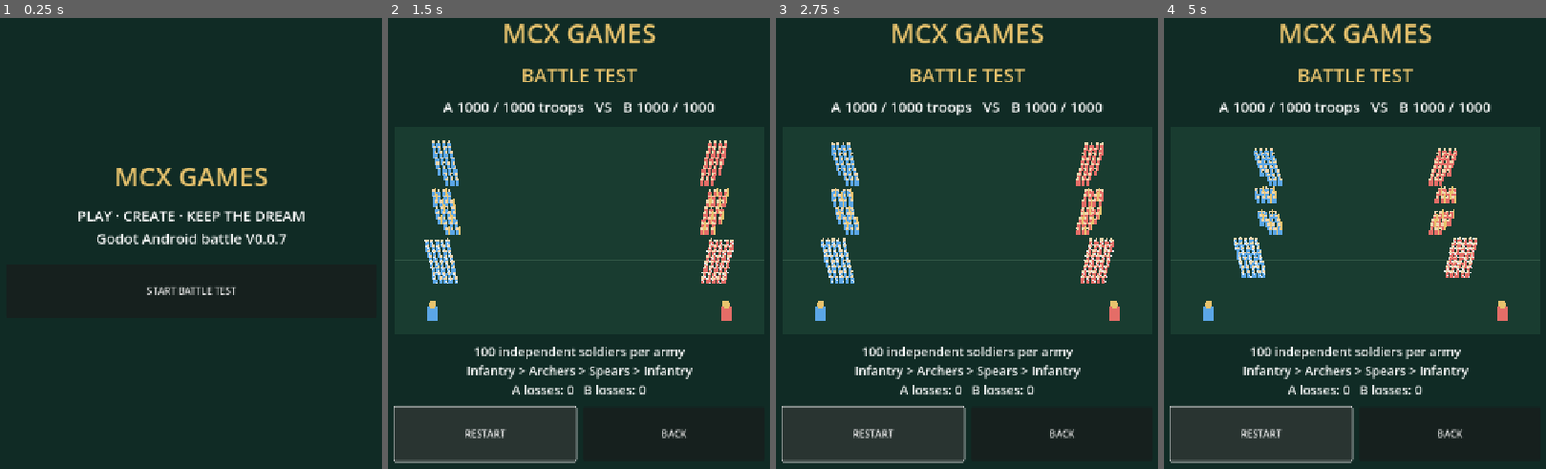
Above: before the commit, frames 1-4 (left to right).
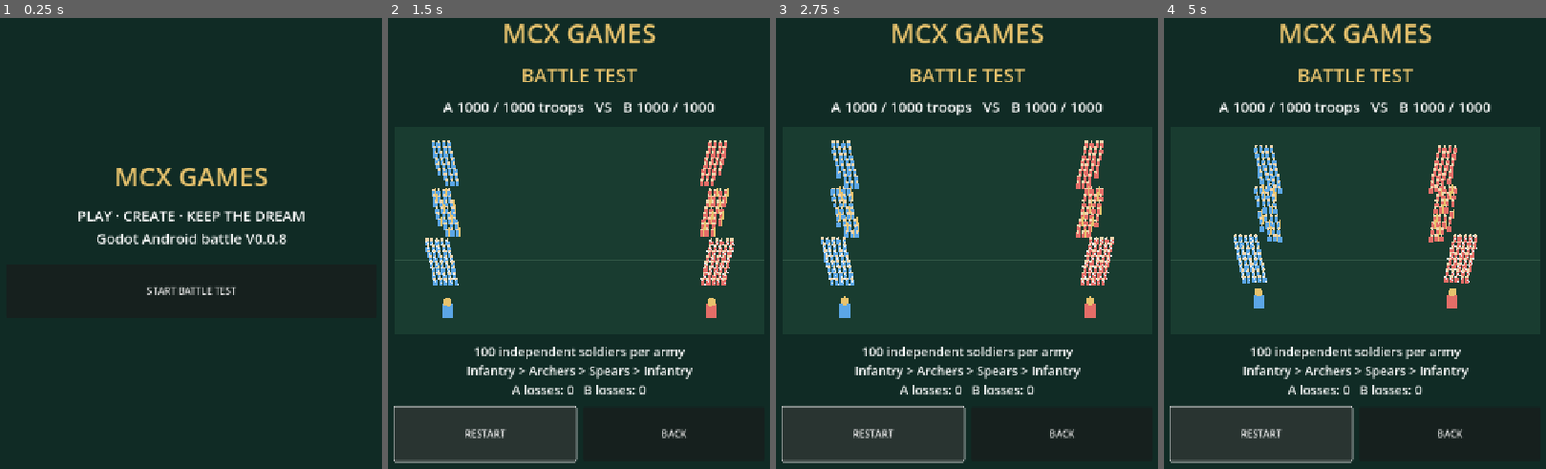
Above: after the commit, the same moments.

Repository: snowfire0918-ui/mcx-godot-test
Game: Godot game, scene res://scenes/main.tscn
Same seed, same stepped clock (60 frames per second), same inputs: the game is played once before the commit and once after it.
Inputs:
- Up to frame 1 (0.25 s): no input
- Up to frame 2 (1.5 s): click "START BATTLE TEST" at 0.5 s; click "RESTART" at 1.25 s
- Up to frame 3 (2.75 s): click "RESTART" at 2 s
- Up to frame 4 (5 s): click "RESTART" at 2.75 s

The runs differ from the first frame. In frame 1, less than 0.1% of the frame differs, in the area x 72-76%, y 47-51%; in frame 2, 0.9%; in frame 3, 1.8%; in frame 4, 2.7%, in the area x 10-90%, y 28-68%.

Commit message:
Add automatic general combat and soldier separation steering for V0.0.8

Diff:
--- a/scripts/main.gd
+++ b/scripts/main.gd
@@ -1,6 +1,6 @@
 extends Control
 
-# MCX GAMES V0.0.7: 100 individually fighting soldiers per army.
+# MCX GAMES V0.0.8: automatic generals, formation spacing and troop reconciliation.
 # Visual and balance values are placeholders for Android prototype testing.
 const MAX_HP := 100
 const FIELD_W := 920.0
@@ -9,6 +9,9 @@
 const SOLDIER_REACH := 15.0
 const SOLDIER_SPEED := 58.0
 const SOLDIER_ATTACK_INTERVAL := 0.75
+const GENERAL_SPEED := 44.0
+const GENERAL_REACH := 22.0
+const GENERAL_DAMAGE := 2.0
 const FIELD_DISPLAY_H := 350.0
 const ATTACK_TIME := 0.8
 const UNIT_NAMES := ["INFANTRY", "SPEARS", "ARCHERS"]
@@ -26,6 +29,7 @@
 var starting_troops := [1000, 1000]
 var soldiers_visual: Array[Dictionary] = []
 var battle_elapsed := 0.0
+var generals: Array[Dictionary] = []
 
 func _ready() -> void:
     _make_ui()
@@ -49,7 +53,7 @@
     home = VBoxContainer.new()
     home.add_theme_constant_override("separation", 25)
     layout.add_child(home)
-    home.add_child(_label("PLAY · CREATE · KEEP THE DREAM\nGodot Android battle V0.0.7", 24))
+    home.add_child(_label("PLAY · CREATE · KEEP THE DREAM\nGodot Android battle V0.0.8", 24))
     var start := _button("START BATTLE TEST")
     start.pressed.connect(_show_battle)
     home.add_child(start)
@@ -108,10 +112,12 @@
 func _restart() -> void:
     units.clear()
     soldiers_visual.clear()
+    generals.clear()
     # One army has exactly 100 visual soldiers representing 1000 troops.
     # The three groups are 30 infantry, 30 spears and 40 archers.
     for team in range(2):
         var base_x: float = 125.0 if team == 0 else 795.0
+        generals.append({"team": team, "x": base_x, "y": 315.0, "hp": 160.0, "cooldown": 0.0})
         for kind in range(4):
             var count: int = 30 if kind < 2 else (40 if kind == 2 else 0)
             var group_id: int = units.size()
@@ -185,6 +191,16 @@
             s["attack_flash"] = maxf(0.0, float(s["attack_flash"]) - dt)
             if dist > reach:
                 var move_dir: Vector2 = Vector2(float(target["x"]) - sx, float(target["y"]) - sy).normalized()
+                # Small separation steering prevents every actor stacking on one pixel.
+                var repel := Vector2.ZERO
+                for ally_index in living[team]:
+                    if ally_index == index:
+                        continue
+                    var ally: Dictionary = soldiers_visual[ally_index]
+                    var away := Vector2(sx - float(ally["x"]), sy - float(ally["y"]))
+                    if away.length_squared() > 0.01 and away.length_squared() < 144.0:
+                        repel += away.normalized() * (12.0 - away.length()) / 12.0
+                move_dir = (move_dir + repel * 0.85).normalized()
                 var speed: float = SOLDIER_SPEED * (0.7 if kind == 2 else 1.0)
                 s["x"] = clampf(sx + move_dir.x * speed * dt, 8.0, FIELD_W - 8.0)
                 s["y"] = clampf(sy + move_dir.y * speed * dt, 15.0, FIELD_DISPLAY_H - 20.0)
@@ -198,8 +214,42 @@
                 s["cooldown"] = SOLDIER_ATTACK_INTERVAL * (1.3 if kind == 2 else 1.0)
                 s["attack_flash"] = 0.15
             soldiers_visual[index] = s
+    _move_generals(dt)
     _recount_armies()
     _refresh()
+
+func _move_generals(dt: float) -> void:
+    # Generals fight automatically in this milestone. Manual control comes later.
+    for gi in range(generals.size()):
+        var general: Dictionary = generals[gi]
+        if float(general["hp"]) <= 0.0:
+            continue
+        var nearest := -1
+        var best := INF
+        for si in range(soldiers_visual.size()):
+            var soldier: Dictionary = soldiers_visual[si]
+            if int(soldier["team"]) == int(general["team"]) or float(soldier["hp"]) <= 0.0:
+                continue
+            var dx: float = float(soldier["x"]) - float(general["x"])
+            var dy: float = float(soldier["y"]) - float(general["y"])
+            var distance_sq: float = dx * dx + dy * dy
+            if distance_sq < best:
+                best = distance_sq
+                nearest = si
+        if nearest < 0:
+            continue
+        var target: Dictionary = soldiers_visual[nearest]
+        var distance: float = sqrt(best)
+        general["cooldown"] = maxf(0.0, float(general["cooldown"]) - dt)
+        if distance > GENERAL_REACH:
+            var direction: Vector2 = Vector2(float(target["x"]) - float(general["x"]), float(target["y"]) - float(general["y"])).normalized()
+            general["x"] = clampf(float(general["x"]) + direction.x * GENERAL_SPEED * dt, 10.0, FIELD_W - 10.0)
+            general["y"] = clampf(float(general["y"]) + direction.y * GENERAL_SPEED * dt, 12.0, FIELD_DISPLAY_H - 12.0)
+        elif float(general["cooldown"]) <= 0.0:
+            target["hp"] = maxf(0.0, float(target["hp"]) - GENERAL_DAMAGE)
+            soldiers_visual[nearest] = target
+            general["cooldown"] = 0.65
+        generals[gi] = general
 
 func _recount_armies() -> void:
     for i in range(units.size()):
@@ -252,8 +302,11 @@
         elif kind == 2:
             field.draw_line(Vector2(x - 4.0, y - 7.0), Vector2(x + 4.0, y + 4.0), Color("#e9f4ff"), 1.0)
     # Generals are shown separately; their individual combat is a later milestone.
-    for team in range(2):
-        var general_x: float = (95.0 if team == 0 else 825.0) * scale_x
-        var general_y := 318.0
+    for general in generals:
+        if float(general["hp"]) <= 0.0:
+            continue
+        var team: int = int(general["team"])
+        var general_x: float = float(general["x"]) * scale_x
+        var general_y: float = float(general["y"])
         field.draw_rect(Rect2(general_x - 9.0, general_y - 15.0, 18.0, 23.0), COLORS[team])
         field.draw_circle(Vector2(general_x, general_y - 19.0), 7.0, Color("#e8c36d"))
